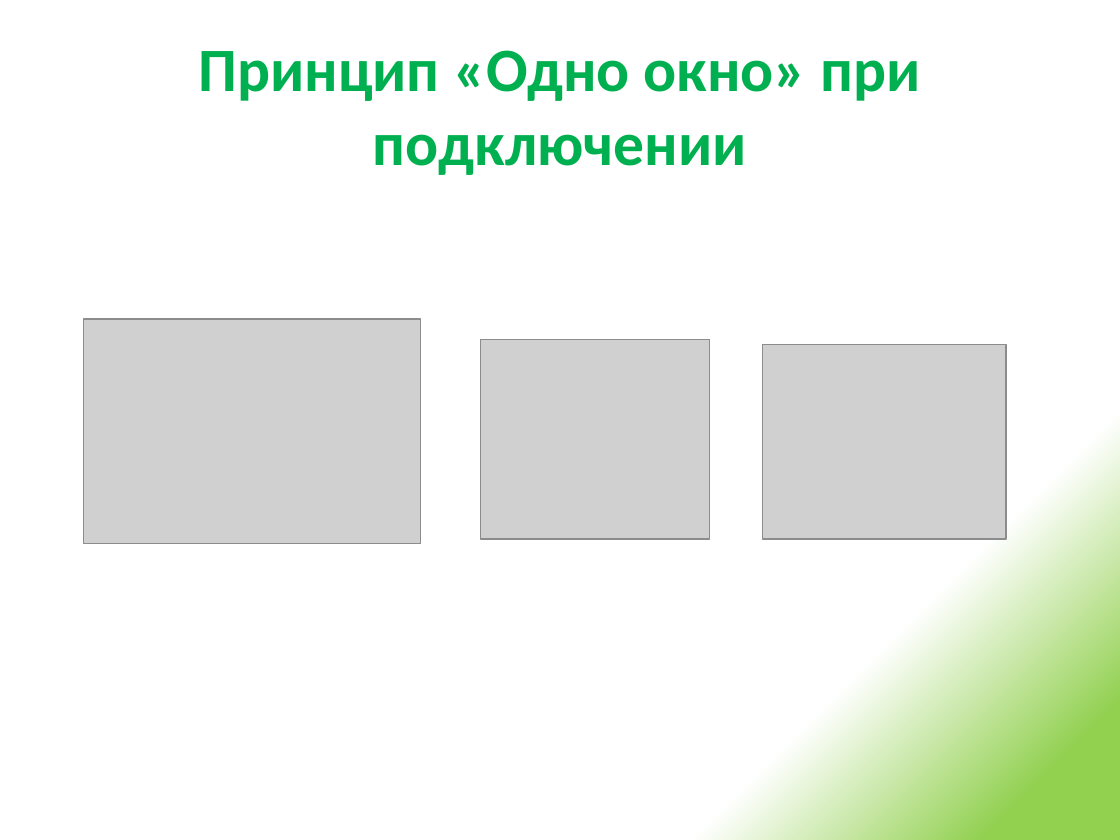
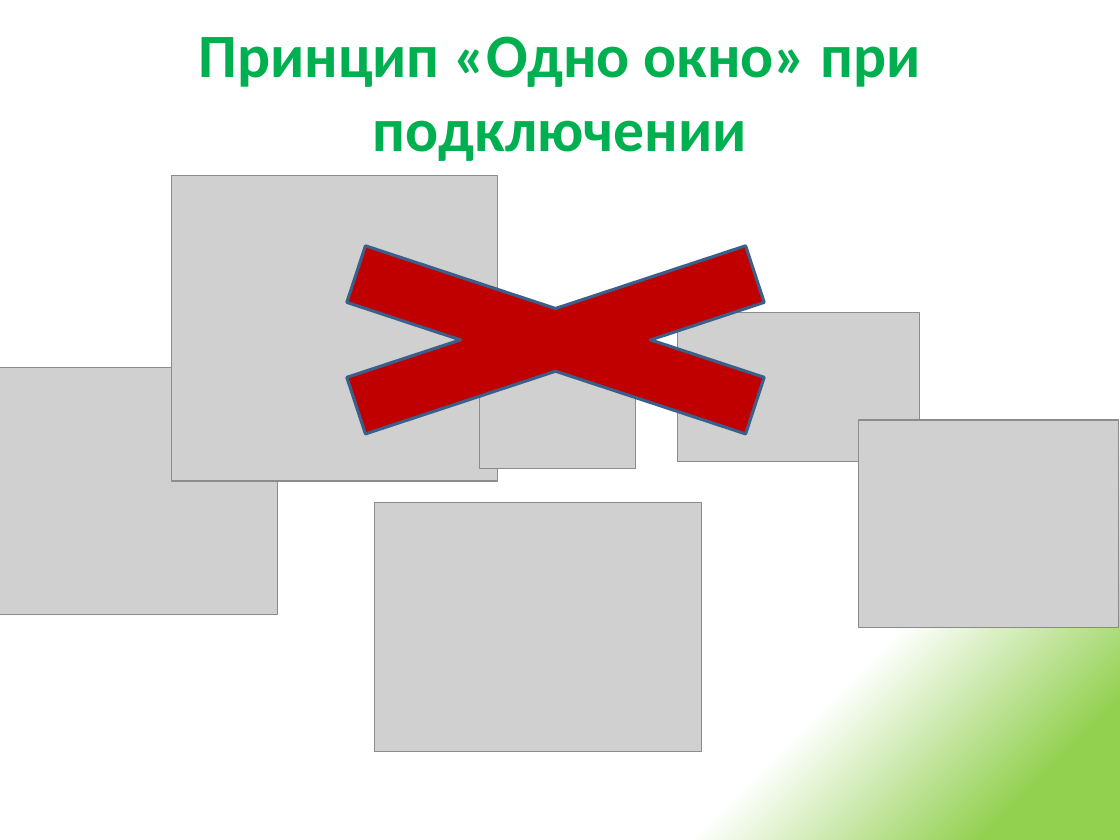
Before and after one commit to urgal/scft, a slide deck: slide 5 of Docs/Презентация решения.pptx (slide 6 before the commit). Drawn at 1120x840 pixels with LibreOffice and Linux fonts; fonts in the diff are those of the drawing; grey boxes stand for pictures. Boxes give left, top, right and bottom in pixels: in the first picture for what was removed or moved away, otherwise in the second. Text is boxed around its words. In the diff, an @@ line names an element or a change of style, - is before the commit and + after.

```diff
--- a/Docs/Презентация решения.pptx
+++ b/Docs/Презентация решения.pptx
@@ title "Принцип «Одно окно» при подключении": place and size @@
-title "Принцип «Одно окно» при подключении" at (198, 50, 921, 175)
+title "Принцип «Одно окно» при подключении" at (198, 36, 921, 161)
@@ picture added at (172, 175, 498, 480) @@
@@ cross added at (172, 214, 940, 467), fill #C00000, outline #3A5F8C 2 pt @@
@@ picture added at (479, 312, 635, 468) @@
@@ picture added at (678, 312, 920, 461) @@
@@ picture removed at (763, 345, 1006, 539) @@
@@ picture: place and size @@
-picture at (84, 319, 420, 543)
+picture at (0, 367, 277, 614)
@@ picture added at (859, 420, 1119, 627) @@
@@ picture: place and size @@
-picture at (480, 339, 709, 539)
+picture at (375, 503, 701, 752)
```
Also in this commit, not shown: 2 other slides changed, 4 slides added, 2 slides removed, 4 other files.
